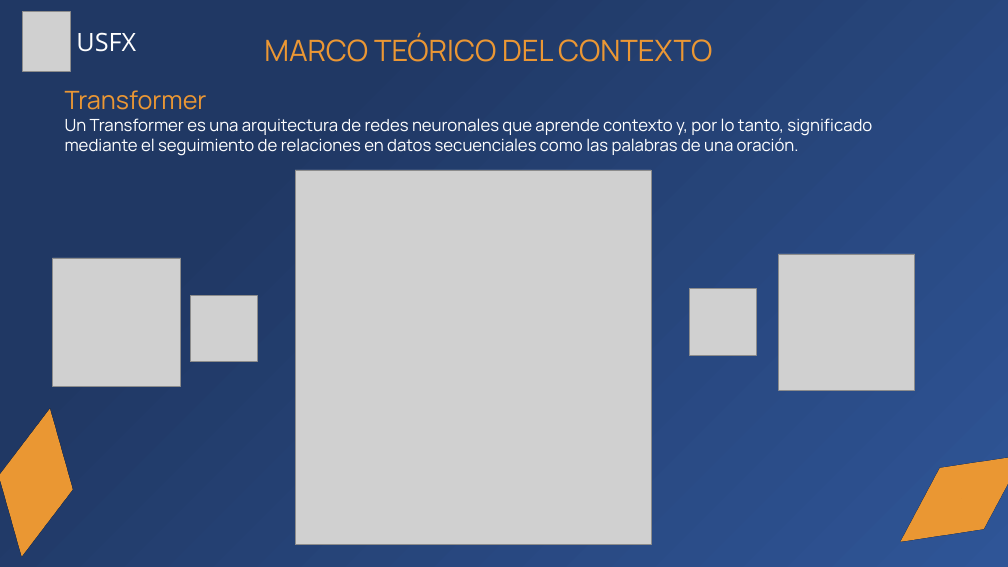
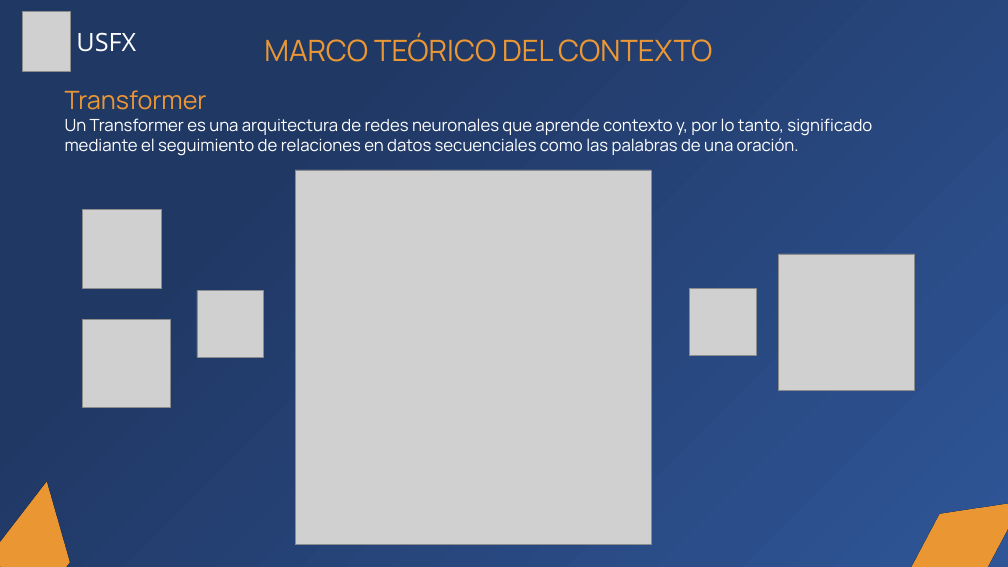
Before and after one commit to Zelechos/Generador-Css, a slide deck: slide 28 of documents/Presentación de Perfil - Modelo Generador CSS.pptx. Drawn at 1008x567 pixels with LibreOffice and Linux fonts; fonts in the diff are those of the drawing; grey boxes stand for pictures. Boxes give left, top, right and bottom in pixels: in the first picture for what was removed or moved away, otherwise in the second. Text is boxed around its words. In the diff, an @@ line names an element or a change of style, - is before the commit and + after.

```diff
--- a/documents/Presentación de Perfil - Modelo Generador CSS.pptx
+++ b/documents/Presentación de Perfil - Modelo Generador CSS.pptx
@@ picture resized from (x1=52, y1=258, x2=181, y2=386) to (x1=82, y1=209, x2=162, y2=289) @@
@@ picture moved from (x1=191, y1=295, x2=257, y2=361) to (x1=197, y1=290, x2=264, y2=357) @@
@@ picture added at (x1=82, y1=320, x2=170, y2=408) @@
@@ frame resized from (x1=0, y1=410, x2=108, y2=556) to (x1=0, y1=483, x2=104, y2=567) @@
@@ frame resized from (x1=899, y1=434, x2=1008, y2=563) to (x1=898, y1=480, x2=1008, y2=567) @@
```
Also in this commit, not shown: 8 other slides changed, 1 slide added.
